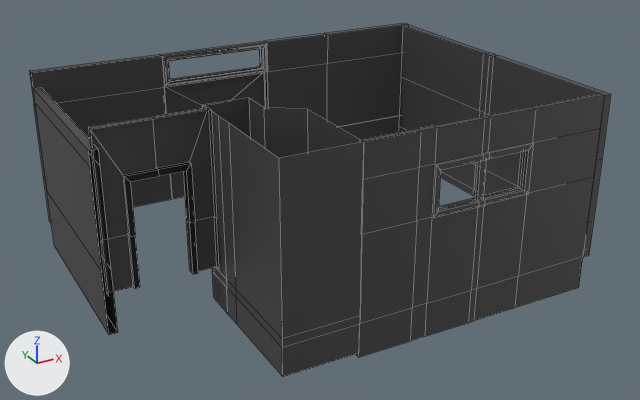
A saved change to the FBX model Assets/Obj/Base/Parede.fbx.
The view is the same before and after, from a camera (50 mm lens) standing at (-7.04, -13.28, 7.23) and looking at (0.15, -0.21, 0.7). The axes (+X, +Y, +Z) are drawn at lower left. The lights are the same throughout. Mesh edges are drawn as thin lines. Where no turn or scale is listed for an object, it has been applied to the vertices.

In view in the first picture: 'ParedeB', 'ParedeC', 'ParedeD', 'ParedeE', 'ParedeF', 'ParedePorta'.
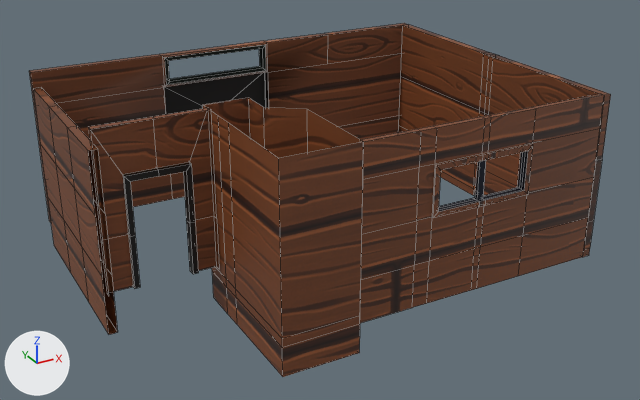
Where the newer file only moved an object's origin or applied its transform, the numbers keep the older frame.

Where the change shows, as pixel boxes (x1, y1, x2, y2) in the pictures (640 x 400 px; the box of a moved part takes in the faces that stretch with it):
'ParedeB', reshaped (13% shorter)
    before: (356, 94, 604, 357)
    after: (360, 94, 604, 323)
'ParedeE', reshaped, turned, rescaled
    both: (33, 88, 118, 335)
part 1 of me_cube_045, recoloured (black to brown)
    both: (399, 25, 611, 257)
part 2 of me_cube_041, recoloured (black to brown)
    both: (88, 108, 216, 296)
part 3 of me_cube_041, recoloured
    both: (123, 162, 198, 289)
part 4 of me_cube_046, cut back
    both: (30, 33, 402, 199)
part 5 of me_cube_046, recoloured (black to brown)
    both: (29, 23, 408, 223)
part 6 of me_cube_046, recoloured
    both: (165, 73, 265, 114)
part 7 of me_cube_014, moved or reshaped
    before: (356, 178, 593, 357)
    after: (360, 178, 593, 323)
part 8 of me_cube_014, surface changed (black to brown)
    both: (360, 94, 604, 234)
part 9 of me_cube_014, recoloured (black to brown)
    both: (432, 143, 533, 218)
part 10 of me_cube_014, recoloured
    both: (438, 151, 528, 212)
part 12 of me_plane_001, recoloured (black to brown)
    both: (203, 98, 364, 377)

What changed in the scene script:
```text
Add mat_madeiar:
    mat_madeiar = principled_material('madeiar')
    mat_madeiar.base_color = (0.00643, 0.0104, 0.024)  # black #131a2b
    mat_madeiar.metallic = 0.573
Add mat_preto:
    mat_preto = principled_material('Preto')
    mat_preto.base_color = (0.00364, 0.00364, 0.00364)  # black #0c0c0c
Change me_cube_041:
    where me_cube_041.from_pydata(...)  # 49 vertices, 36 faces; spans x -1.01..0.93, y -0.12..0.08, z -1.0..1.86
    me_cube_041 part 2: 12 faces spanning x -1.01..0.93, y -0.12..0.0, z -1.0..1.86 switch from mat_preto_002 (black #444444) to mat_madeiraa (picture img_madeira_png)
    me_cube_041 part 3: 24 faces spanning x -0.56..0.56, y -0.08..0.08, z -1.0..1.0 switch from mat_metal (black #202227) to mat_preto (black #0c0c0c)
Change me_cube_045:
    remove me_cube_045.from_pydata(...)  # 48 vertices, 42 faces; spans x -0.07..0.07, y -3.03..3.03, z -1.52..1.52
    add me_cube_045.from_pydata(...)  # 48 vertices, 42 faces; spans x -0.07..0.07, y -3.03..3.03, z -1.51..1.51
    me_cube_045 part 1: 42 faces spanning x -0.07..0.07, y -3.03..3.03, z -1.51..1.51 switch from mat_preto_002 (black #444444) to mat_madeiraa (picture img_madeira_png)
Change me_cube_046:
    remove me_cube_046.from_pydata(...)  # 126 vertices, 126 faces; spans x -4.11..4.11, y -0.09..0.09, z -1.51..1.51
    add me_cube_046.from_pydata(...)  # 66 vertices, 55 faces; spans x -4.11..4.11, y -0.09..0.09, z -1.51..1.51
    me_cube_046 part 4
    60 vertices are removed from x -4.11..4.11, y -0.09..0.09, z -1.51..1.51
    111 faces are deleted
    1 vertex moves within x -1.51, y -0.09, z 0.99
    12 new faces join them, mat_carpetesombra (black #0f1812)
    9 new faces join them, mat_preto (black #0c0c0c)
    19 new faces join them, mat_madeiraa (picture img_madeira_png)
    me_cube_046 part 5: 9 faces spanning x -4.11..4.11, y -0.06..0.09, z -1.51..1.51 switch from mat_preto_002 (black #444444) to mat_madeiraa (picture img_madeira_png)
    me_cube_046 part 6: 6 faces spanning x -1.61..0.61, y 0.07, z -0.57..0.89 switch from mat_preto_002 (black #444444) to mat_preto (black #0c0c0c)
    add me_cube_046.materials.append(mat_carpetesombra)  # black #0f1812
Change me_cube_034:
    used by ob_paredee; location = (-4.0, -1.85, 0.97); rotation_euler = (1.571, 0.0, 0.0), in degrees (90, 0, 0); scale = (0.01, 0.01, 0.01)
    remove me_cube_034.from_pydata(...)  # 16 vertices, 11 faces; spans x -7.0..7.0, y -161.0..161.0, z -485.0..-115.0
    remove me_cube_034.materials.append(mat_preto_002)  # black #444444
    add me_cube_034.from_pydata(...)  # 32 vertices, 27 faces; spans x -750.0..750.0, y -48500.0..-11523.0, z -16065.0..16065.0
    me_cube_034 part 11: 16 vertices removed from x -7.0..7.0, y -161.0..161.0, z -485.0..-115.0; 32 vertices added at x -750.0..750.0, y -48500.0..-11523.0, z -16065.0..16065.0
    add me_cube_034.materials.append(mat_madeiraa)  # picture img_madeira_png
Change me_cube_014:
    remove me_cube_014.from_pydata(...)  # 126 vertices, 128 faces; spans x -2.35..2.35, y -0.09..0.09, z -1.83..1.83
    add me_cube_014.from_pydata(...)  # 118 vertices, 114 faces; spans x -2.35..2.35, y -0.09..0.09, z -1.2..1.83
    me_cube_014 part 7
    22 vertices are removed from x -2.35..2.35, y -0.05..0.09, z -1.83..1.25
    52 faces are deleted
    14 new vertices lie (0.0, 0.0, -0.78) away from vertices in x -2.35..2.35, y -0.05..0.05, z 0.36
    10 new faces join them, mat_madeiar (black #131a2b)
    28 new faces join them, mat_madeiraa (picture img_madeira_png)
    me_cube_014 part 8: 28 kept faces spanning x -2.35..2.35, y -0.05..0.05, z 0.36..1.83 get new texture (UV) coordinates
    me_cube_014 part 9: 44 faces spanning x -2.35..2.35, y -0.09..0.05, z 0.36..1.83 switch from mat_preto_002 (black #444444) to mat_madeiraa (picture img_madeira_png)
    me_cube_014 part 10: 32 faces spanning x -1.07..0.86, y -0.09..0.09, z 0.36..1.25 switch from mat_preto_002 (black #444444) to mat_madeiar (black #131a2b)
Change me_plane_001:
    where me_plane_001.from_pydata(...)  # 32 vertices, 24 faces; spans x -0.68..0.68, y -1.38..1.38, z -1.79..1.79
    me_plane_001 part 12: 24 faces spanning x -0.68..0.68, y -1.38..1.38, z -1.79..1.79 switch from mat_preto_002 (black #444444) to mat_madeiraa (picture img_madeira_png)
Change ob_paredee:
    ob_paredee.rotation_euler: (1.571, 0.0, 0.0) -> (-3.142, 0.0, 0.0)  # degrees (90, 0, 0) -> degrees (-180, 0, 0)
    ob_paredee.scale: (0.01, 0.01, 0.01) -> (0.0001, 0.0001, 0.0001)
```
